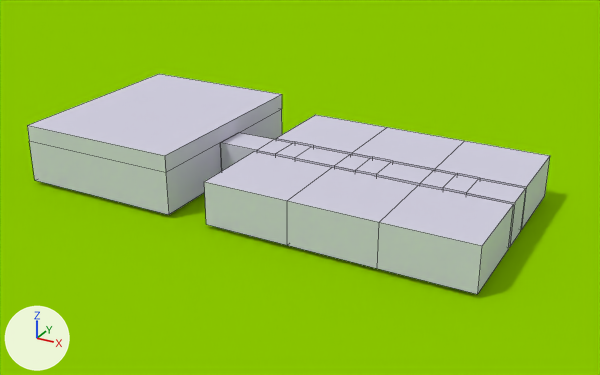
A saved change to the Blender file DyNaDeMo/assets/Textures/Scene1.blend.
One viewpoint serves both versions: a 50 mm lens placed at (6.5, -14.1, 8.0), pointed at (-2.01, 1.37, 0.27). Lighting does not change. The marker at lower left points along +X, +Y and +Z. Mesh edges are drawn as thin lines.

The older version as bpy lines, for what is in view:
```python
ob_ground = bpy.data.objects.new('Ground', me_ground)
ob_ground.location = (0.0, 0.0, 0.0)
ob_ground.rotation_euler = (0.0, 3.142, 0.0)  # degrees (0, 180, 0)
ob_ground.scale = (40.0, 40.0, 40.0)
ob_room_001 = bpy.data.objects.new('Room.001', me_room_001)
ob_room_001.location = (-2.5, 1.0, 0.1)
ob_room_004 = bpy.data.objects.new('Room.004', me_room_004)
ob_room_004.location = (2.0, 0.0, 0.0)
ob_room_005 = bpy.data.objects.new('Room.005', me_room_005)
ob_room_005.location = (-2.0, 0.0, 0.0)
ob_room_006 = bpy.data.objects.new('Room.006', me_room_006)
ob_room_006.location = (2.0, 0.0, 0.0)
ob_room_007 = bpy.data.objects.new('Room.007', me_room_007)
ob_room_007.location = (-2.0, 0.0, 0.0)
# also in view: 'Room.003' at (-6.0, 1.5, 0.8); 'Room' at (0.0, 0.0, 0.6); 'Room.002' at (0.0, 3.0, 0.6)
```
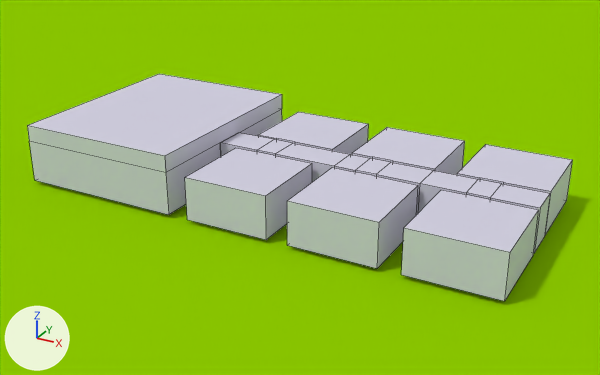
Pixel boxes [x1, y1, x2, y2] of what changed, in the pictures (600 x 375 px; the box of a moved part takes in the faces that stretch with it):
'Room.004', moved
    before: [377, 185, 514, 294]
    after: [401, 190, 539, 301]
'Room.005', moved
    before: [204, 151, 332, 245]
    after: [185, 148, 312, 240]
'Room.001', reshaped (8% wider)
    before: [220, 133, 526, 247]
    after: [220, 133, 550, 253]
'Room.006', moved
    before: [435, 141, 550, 230]
    after: [457, 144, 573, 235]
'Room.007', moved
    before: [276, 115, 387, 155]
    after: [258, 112, 369, 155]
part 1 of me_room_001, moved or reshaped
    before: [420, 171, 526, 247]
    after: [418, 171, 550, 253]
part 2 of me_room_001, moved or reshaped
    before: [257, 140, 350, 168]
    after: [257, 140, 350, 182]

The change in detail:
me_room_001 has 80 vertices, 65 faces and spans x -1.5..5.5, y 0.0..1.0, z 0.0..1.0.
me_room_001 is used by ob_room_001; location (-2.5, 1.0, 0.1).
me_room_001 part 1: all 24 vertices in x 4.0..5.5, y 0.0..1.0, z 0.0..1.0 are moved by (0.5, 0.0, 0.0).
me_room_001 part 2: all 20 vertices in x 0.0..0.5, y 0.0..1.0, z 0.0..1.0 are moved by (-0.5, 0.0, 0.0).
Object 'Room.007' (ob_room_007) moves from (-2.0, 0.0, 0.0) to (-2.5, 0.0, 0.0).
Object 'Room.006' (ob_room_006) moves from (2.0, 0.0, 0.0) to (2.5, 0.0, 0.0).
Object 'Room.005' (ob_room_005) moves from (-2.0, 0.0, 0.0) to (-2.5, 0.0, 0.0).
Object 'Room.004' (ob_room_004) moves from (2.0, 0.0, 0.0) to (2.5, 0.0, 0.0).
